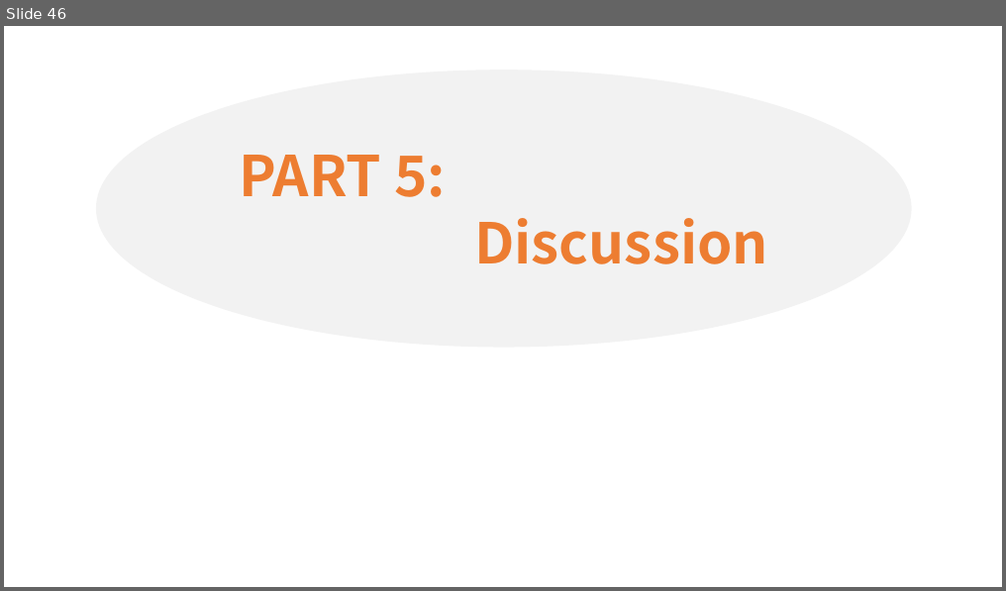
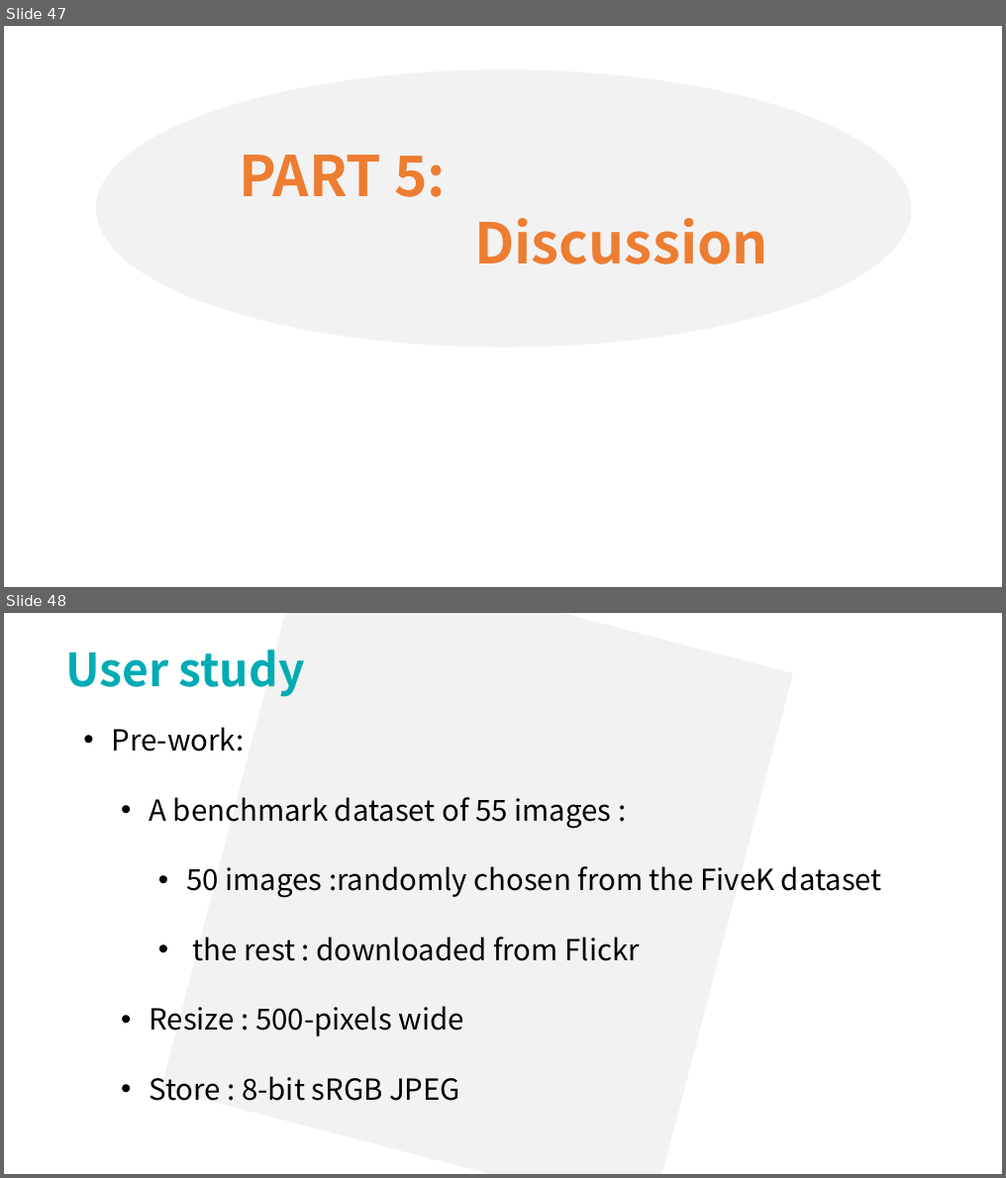
Before and after one commit to lsyoath/sheepy, a slide deck: ComputerVision.pptx. Shown one above the other, each under a label of ours: slide 46 before the commit, slides 47 and 48 after it. The pictures are 1006x591 and 1006x1178 pixels, drawn with LibreOffice and Linux fonts; fonts in the diff are those of the drawing. Boxes give left, top, right and bottom in pixels: in the first picture for what was removed or moved away, otherwise in the second. Text is boxed around its words. In the diff, an @@ line names an element or a change of style, - is before the commit and + after.

```diff
--- a/ComputerVision.pptx
+++ b/ComputerVision.pptx
@@ slide 48 added at bbox=[4, 613, 1002, 1174], background #FFFFFF @@
@@ rectangle added at bbox=[161, 613, 793, 1174], fill #F2F2F2 @@
@@ text added at bbox=[65, 650, 305, 697], 44 pt, text #00ABB4, bold @@
+User study
@@ text added at bbox=[112, 727, 882, 1101], 28 pt, text #000000 @@
+• Pre-work:
+  • A benchmark dataset of 55 images :
+    • 50 images :randomly chosen from the FiveK dataset
+    • the rest : downloaded from Flickr
+  • Resize : 500-pixels wide
+  • Store : 8-bit sRGB JPEG
@@ what was slide 46 is now slide 47 @@
```
Also in this commit, not shown: 3 slides changed, 12 other slides added, 3 slides removed.
